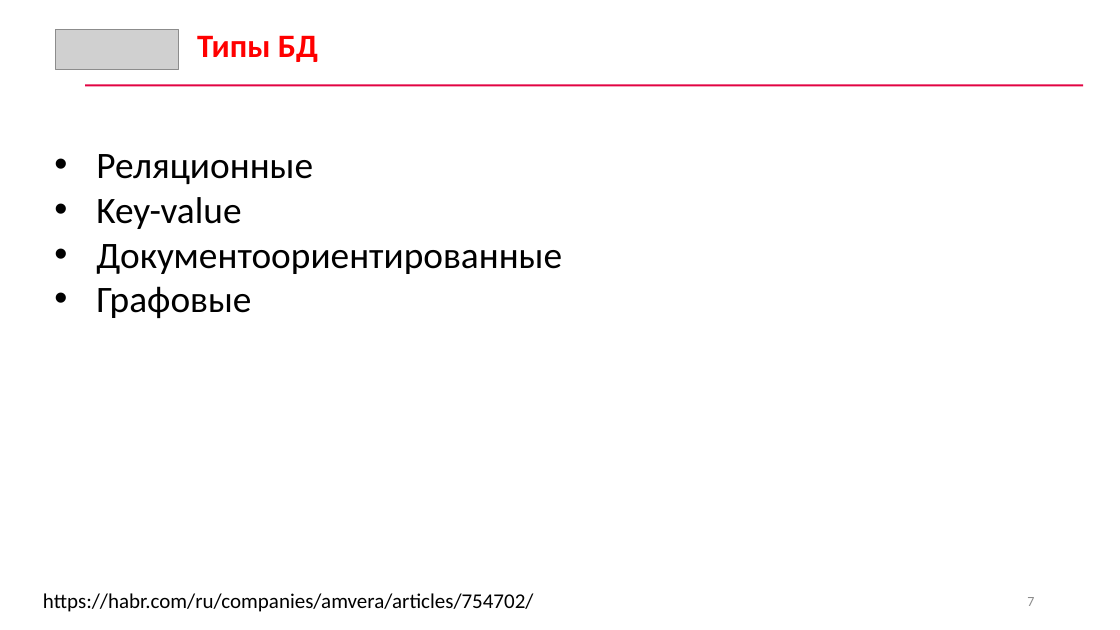
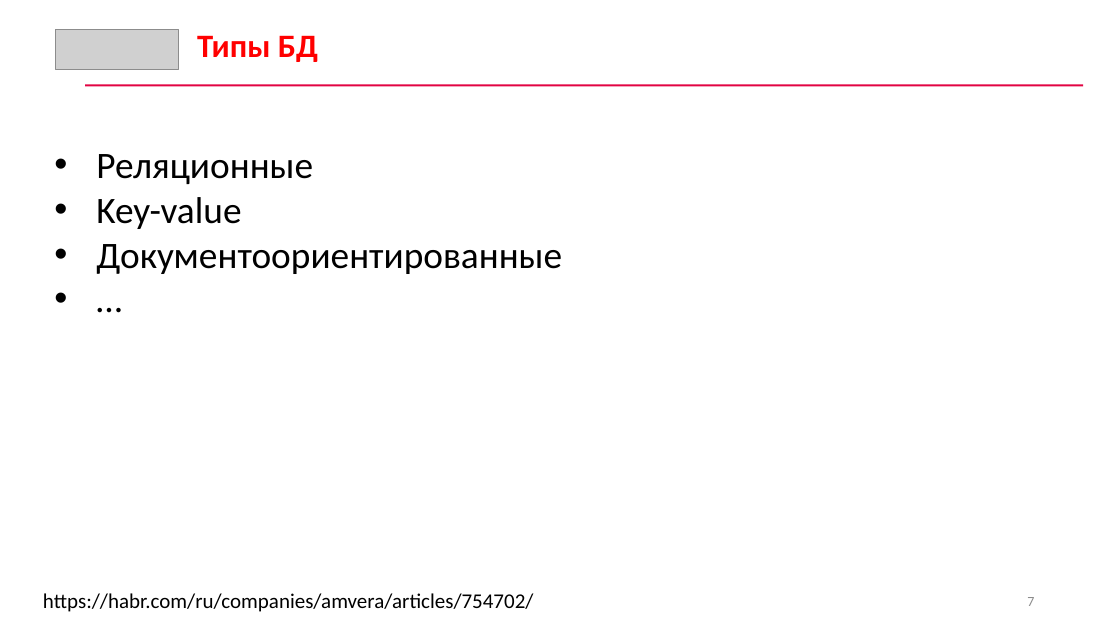
Before and after one commit to CyberLympha/data-analyze-for-cybersecurity, a slide deck: slide 7 of Лекции/3/Лекция 3 Методы хранения и анализа информации.pptx. Drawn at 1120x630 pixels with LibreOffice and Linux fonts; fonts in the diff are those of the drawing; grey boxes stand for pictures. Boxes give left, top, right and bottom in pixels: in the first picture for what was removed or moved away, otherwise in the second. Text is boxed around its words. In the diff, an @@ line names an element or a change of style, - is before the commit and + after.

```diff
--- a/Лекции/3/Лекция 3 Методы хранения и анализа информации.pptx
+++ b/Лекции/3/Лекция 3 Методы хранения и анализа информации.pptx
@@ text at (x1=96, y1=286, x2=251, y2=318): text changed @@
-• Графовые
+• …
```
Also in this commit, not shown: 6 other slides changed, 1 slide removed.
